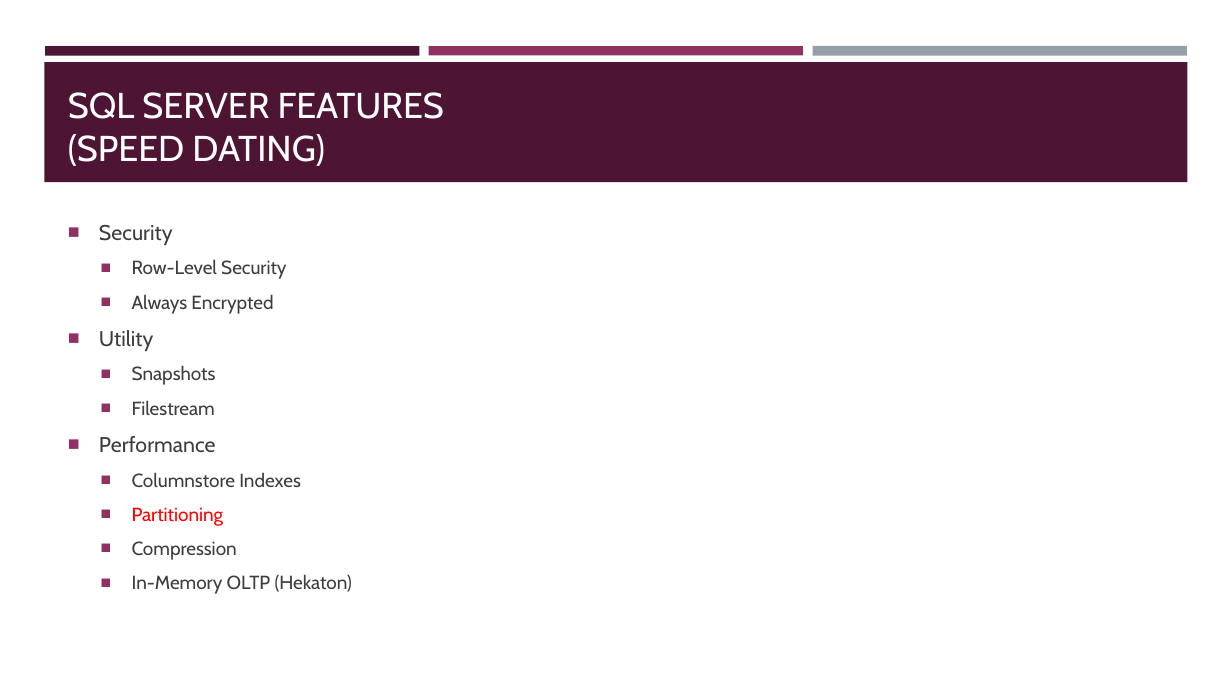
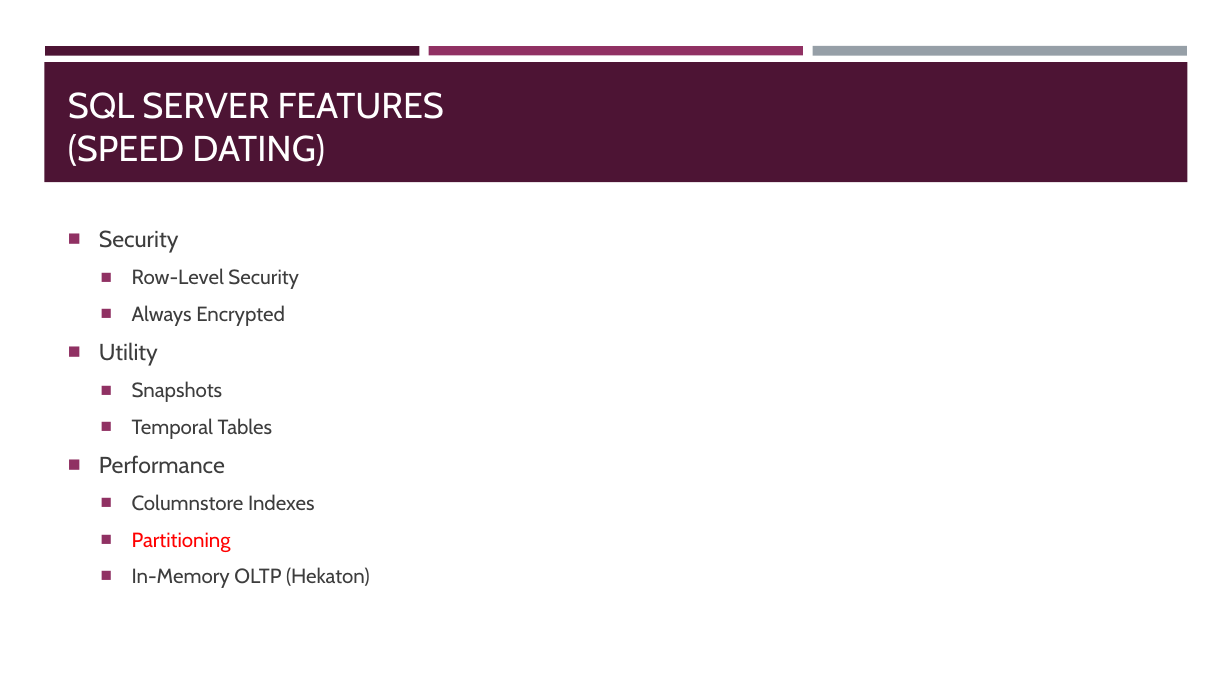
Before and after one commit to sqltran/SevenAwesomeSQLFeatures, a slide deck: slide 12 of AwesomeFreeSQLServerFeatures.pptx. Drawn at 1232x693 pixels with LibreOffice and Linux fonts; fonts in the diff are those of the drawing. Boxes give left, top, right and bottom in pixels: in the first picture for what was removed or moved away, otherwise in the second. Text is boxed around its words. In the diff, an @@ line names an element or a change of style, - is before the commit and + after.

Commit message:
Selected features changed.  Remove compression and FILESTREAM; add temporal.

```diff
--- a/AwesomeFreeSQLServerFeatures.pptx
+++ b/AwesomeFreeSQLServerFeatures.pptx
@@ text at (99,230,370,588): size 16.6 to 18 pt in "Security", "Utility", "Performance"; size 14.8 to 16 pt in "Row-Level Security", "Always Encrypted", "Snapshots", "Columnstore Indexes" and 2 more places @@
@@ text at (132,418,273,439): text changed; size 14.8 to 16 pt @@
-  ■ Filestream
+  ■ Temporal Tables
@@ text at (132,541,237,560): paragraph removed @@
-  ■ Compression
```
Also in this commit, not shown: 7 other slides changed, 1 slide removed.
